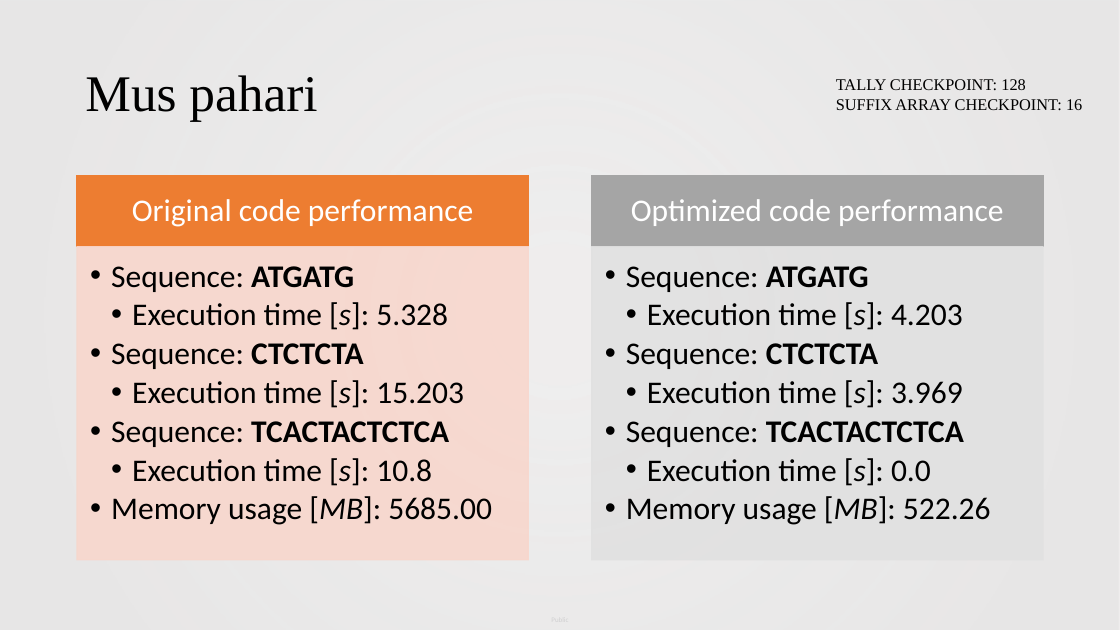
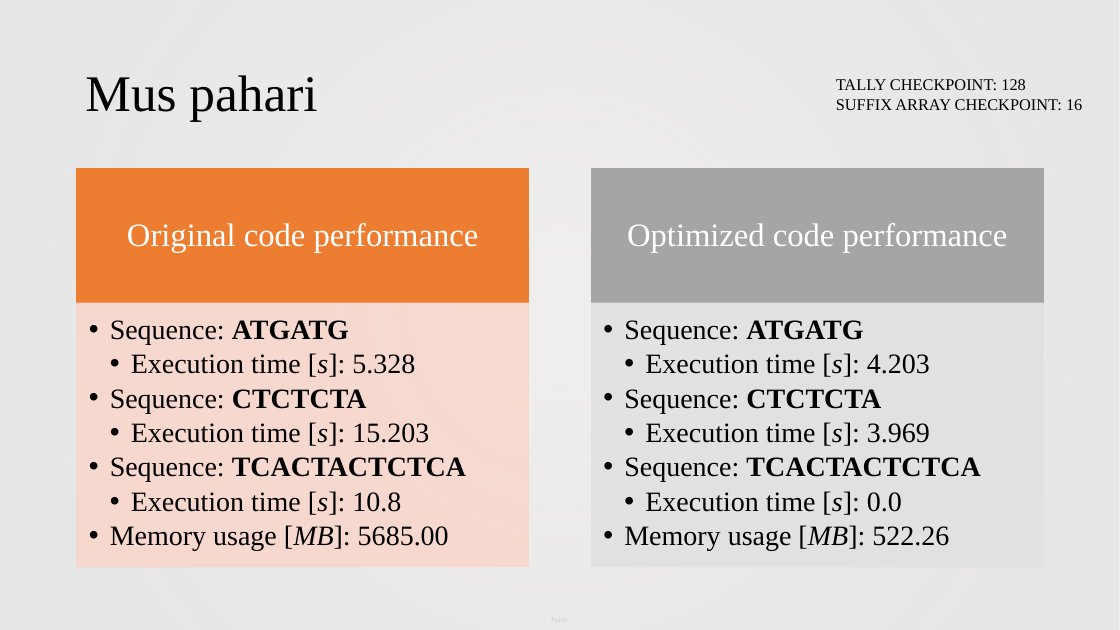
Before and after one commit to GlorijaDoslo/Genome_informatics_project, a slide deck: slide 7 of bwt-and-fm-index.pptx. Drawn at 1120x630 pixels with LibreOffice and Linux fonts; fonts in the diff are those of the drawing; background and template pictures are left out. Boxes give left, top, right and bottom in pixels: in the first picture for what was removed or moved away, otherwise in the second. Text is boxed around its words. In the diff, an @@ line names an element or a change of style, - is before the commit and + after.

Commit message:
Adapt font

```diff
--- a/bwt-and-fm-index.pptx
+++ b/bwt-and-fm-index.pptx
@@ text "Original code performance": place and size @@
-text "Original code performance" at <box>132,199,473,227</box>
+text "Original code performance" at <box>127,223,479,252</box>
@@ text "Original code performance" at <box>127,223,479,252</box>: size 27 to 28 pt, font Calibri to Times New Roman @@
@@ rectangle: place and size @@
-rectangle at <box>77,176,528,247</box>
+rectangle at <box>77,168,528,303</box>
@@ text "Optimized code performance" at <box>627,223,1008,252</box>: size 27 to 28 pt, font Calibri to Times New Roman @@
@@ text "Optimized code performance": place and size @@
-text "Optimized code performance" at <box>631,199,1003,226</box>
+text "Optimized code performance" at <box>627,223,1008,252</box>
@@ rectangle: place and size @@
-rectangle at <box>592,176,1043,247</box>
+rectangle at <box>592,168,1043,303</box>
@@ text "Sequence: ATGATG": place and size @@
-text "Sequence: ATGATG" at <box>111,266,492,525</box>
+text "Sequence: ATGATG" at <box>110,320,466,551</box>
@@ text "Sequence: ATGATG" at <box>110,320,466,551</box>: size 27 to 24 pt, font Calibri to Times New Roman @@
@@ rectangle: place and size @@
-rectangle at <box>77,247,528,560</box>
+rectangle at <box>77,303,528,567</box>
@@ text "Sequence: ATGATG" at <box>624,320,980,551</box>: size 27 to 24 pt, font Calibri to Times New Roman @@
@@ text "Sequence: ATGATG": place and size @@
-text "Sequence: ATGATG" at <box>626,266,991,525</box>
+text "Sequence: ATGATG" at <box>624,320,980,551</box>
@@ rectangle: place and size @@
-rectangle at <box>592,247,1043,560</box>
+rectangle at <box>592,303,1043,567</box>
```
Also in this commit, not shown: 3 other slides changed.
